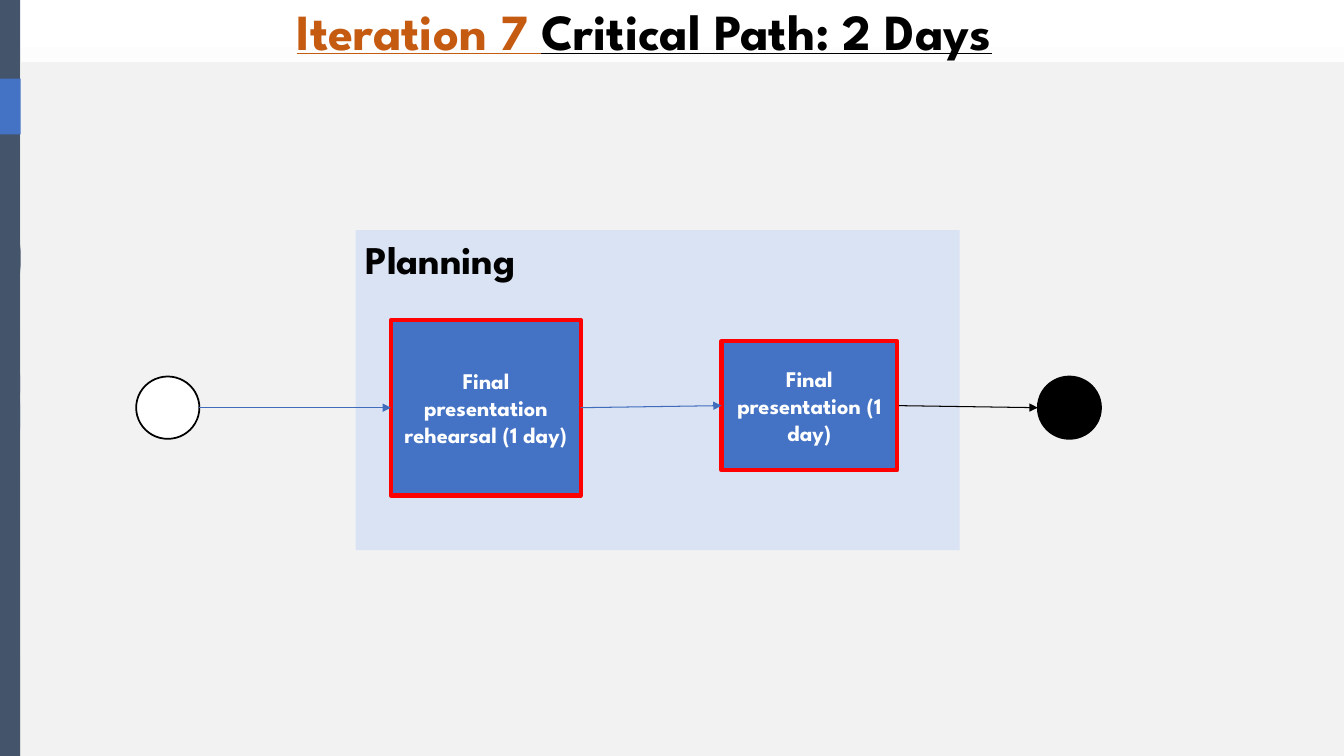
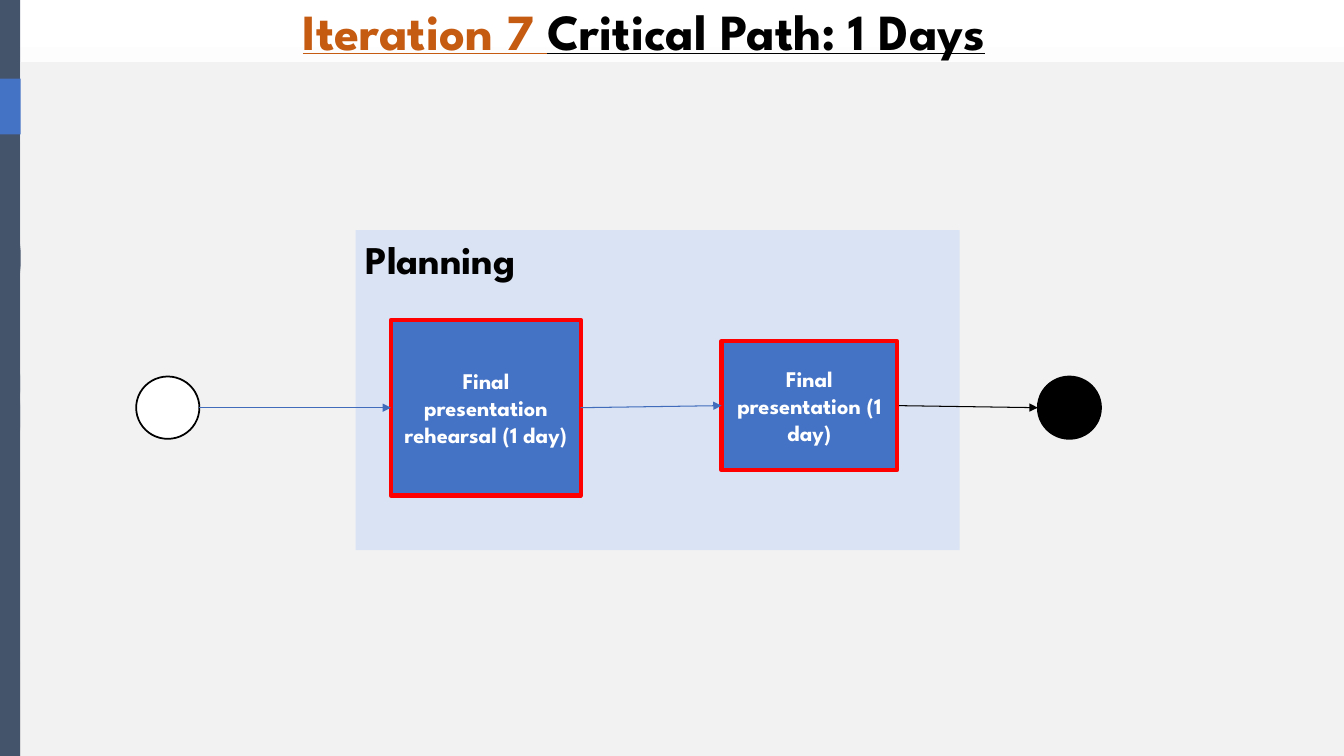
Before and after one commit to shreyasparbat/Location-Analytics-Project, a slide deck: slide 19 of Documents/Presentation/Project Management Review 4th October.pptx. Drawn at 1344x756 pixels with LibreOffice and Linux fonts; fonts in the diff are those of the drawing. Boxes give left, top, right and bottom in pixels: in the first picture for what was removed or moved away, otherwise in the second. Text is boxed around its words. In the diff, an @@ line names an element or a change of style, - is before the commit and + after.

```diff
--- a/Documents/Presentation/Project Management Review 4th October.pptx
+++ b/Documents/Presentation/Project Management Review 4th October.pptx
@@ text at box(303, 15, 985, 61): text changed @@
-Iteration 7 Critical Path: 2 Days
+Iteration 7 Critical Path: 1 Days
```
Also in this commit, not shown: 6 other slides changed, 3 other files.
